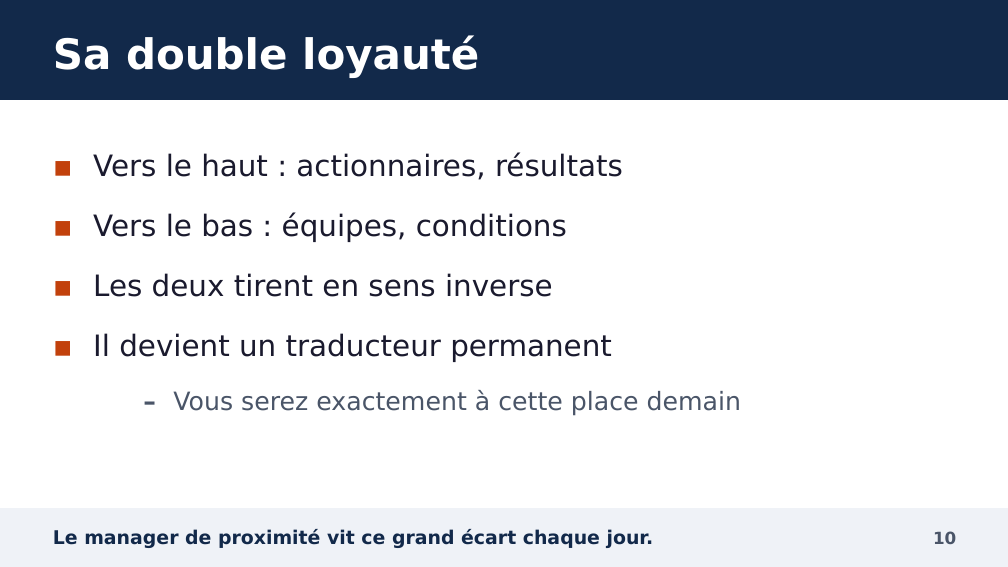
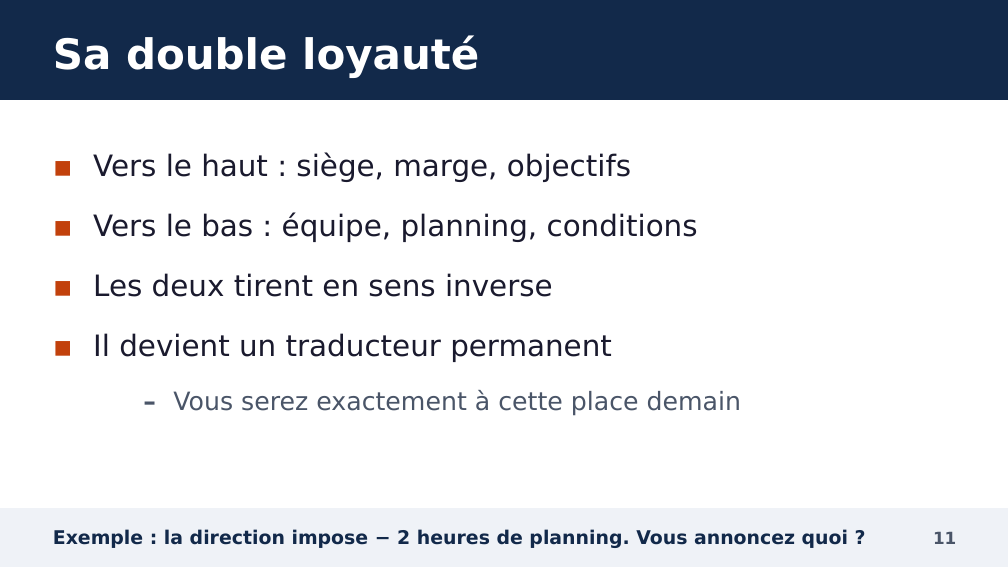
Before and after one commit to YebaYorel/Training, a slide deck: slide 11 of formation_GEM_manager_IA/01_diaporama/Diaporama_Manager_et_IA_GEM.pptx (slide 10 before the commit). Drawn at 1008x567 pixels with LibreOffice and Linux fonts; fonts in the diff are those of the drawing. Boxes give left, top, right and bottom in pixels: in the first picture for what was removed or moved away, otherwise in the second. Text is boxed around its words. In the diff, an @@ line names an element or a change of style, - is before the commit and + after.

```diff
--- a/formation_GEM_manager_IA/01_diaporama/Diaporama_Manager_et_IA_GEM.pptx
+++ b/formation_GEM_manager_IA/01_diaporama/Diaporama_Manager_et_IA_GEM.pptx
@@ text at [93, 153, 698, 242]: text changed @@
-▪ Vers le haut : actionnaires, résultats
-▪ Vers le bas : équipes, conditions
+▪ Vers le haut : siège, marge, objectifs
+▪ Vers le bas : équipe, planning, conditions
@@ text at [53, 529, 848, 548]: text changed @@
-Le manager de proximité vit ce grand écart chaque jour.
+Exemple : la direction impose − 2 heures de planning. Vous annoncez quoi ?
@@ text at [933, 532, 956, 544]: text changed @@
-10
+11
```
Also in this commit, not shown: 67 other slides changed, 5 slides added, 1 slide removed, 31 other files.
